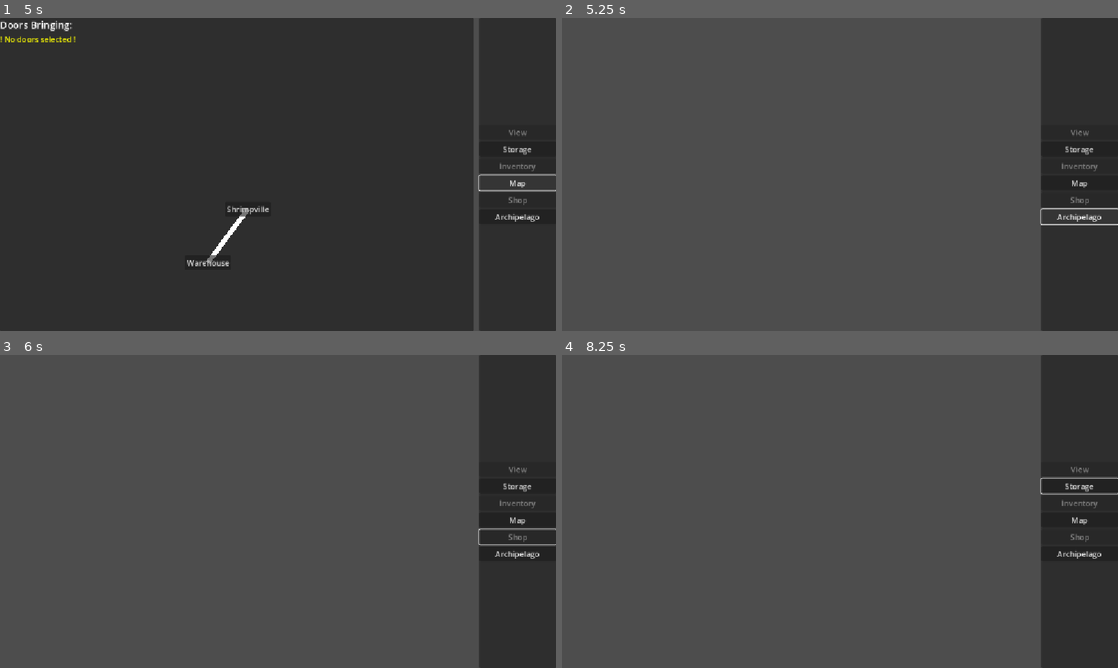
Above: before the commit, frames 1-4 (two rows, left to right).
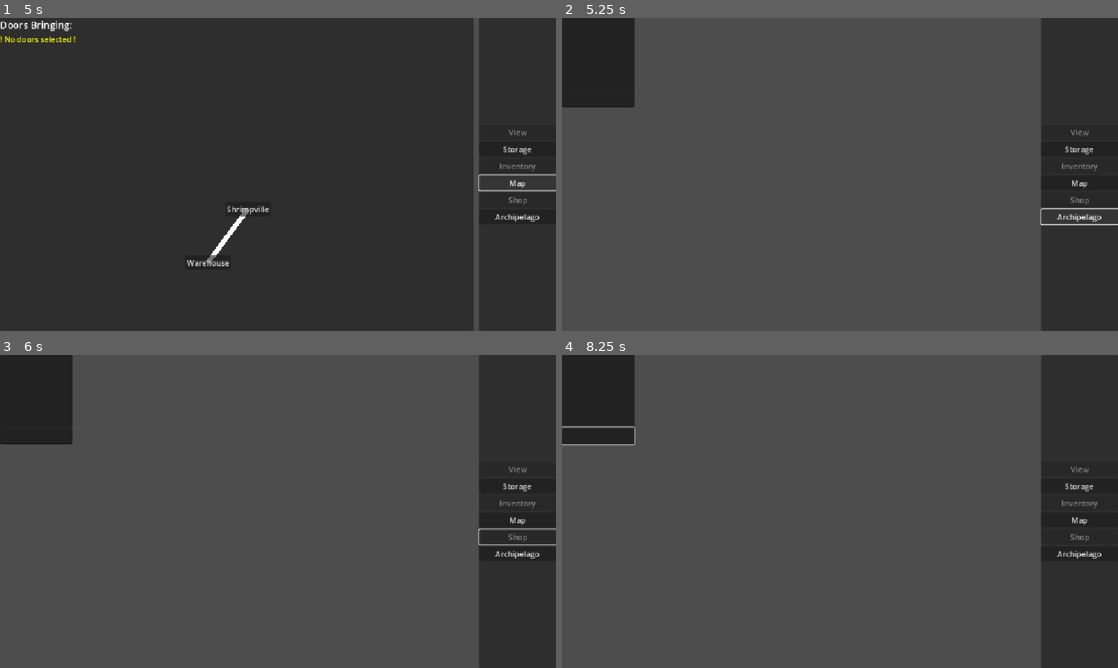
Above: after the commit, the same moments.

Repository: TheOmnipresence/DoorSalesman
Game: Godot game, scene res://Scenes/warehouse.tscn
Two runs of this game, one before a commit and one after it. Both use one fixed random seed, a clock stepped at 60 frames per second and the inputs below. The engine's default icon, where the game draws it, is replaced by a stand-in: a white triangle on a blue panel in a dark square.
Inputs (mouse positions are in pixels of both pictures, inside the frame that each line leads up to):
- Up to frame 1 (5 s): click "Shrimpville" at 0.5 s; click "Warehouse" at 1.25 s; click "Storage" at 2 s; click "Bring" at 2.75 s; click "Leave" at 3.5 s; click "Map" at 4.25 s
- Up to frame 2 (5.25 s): click "Archipelago" at 5 s
- Up to frame 3 (6 s): tap Enter at 5.75 s; move the mouse to (400, 495) at 5.77 s; hold Up from 5.78 s (still down); click (400, 495) at 5.85 s
- Up to frame 4 (8.25 s): tap Space at 6.5, 8 s; move the mouse to (728, 527) at 6.52 s; release Up at 6.53 s; hold Down 6.53-7.28 s; tap Tab at 6.6, 8.1 s; tap Enter at 7.25 s; move the mouse to (895, 442) at 7.27 s; hold Up from 7.28 s (still down); click (895, 442) at 7.35 s; move the mouse to (812, 574) at 8.02 s; click (812, 574) at 8.17 s

Frame 1 is identical in both runs. In frame 2, 3.7% of the frame differs, in the area x 0-13%, y 0-29%; in frame 3, 3.7%; in frame 4, 4.0%, in the area x 0-100%, y 0-45%.

Commit message:
item class & fixed shop a bit

Diff:
--- a/Scenes/archipelago_tab.tscn
+++ b/Scenes/archipelago_tab.tscn
@@ -1,4 +1,6 @@
-[gd_scene load_steps=0 format=3 uid="uid://ddellr76jwddm"]
+[gd_scene load_steps=2 format=3 uid="uid://ddellr76jwddm"]
+
+[ext_resource type="PackedScene" uid="uid://c51q4vrwhlcl7" path="res://godot_ap/ui/console_container.tscn" id="1_q6mtk"]
 
 [node name="Archipelago" type="Control"]
 layout_mode = 3
@@ -8,3 +10,6 @@
 grow_horizontal = 2
 grow_vertical = 2
 mouse_filter = 2
+
+[node name="Console" parent="." instance=ExtResource("1_q6mtk")]
+layout_mode = 0
--- a/Scenes/warehouse.tscn
+++ b/Scenes/warehouse.tscn
@@ -211,6 +211,7 @@
 mouse_filter = 2
 
 [node name="Archipelago" parent="HSplitContainer/Tabs" instance=ExtResource("3_q31fj")]
+visible = false
 layout_mode = 1
 
 [node name="SideBar" type="Control" parent="HSplitContainer"]
--- a/Scripts/dialouge_action_transition.gd
+++ b/Scripts/dialouge_action_transition.gd
@@ -43,7 +43,7 @@
 				Globals.send_to_place(x.right(-5))
 			var x when x.left(5) == "sell_":
 				for i in Globals.carry_inventory:
-					if i.door_name == x.right(-5).capitalize():
+					if i.item_name == x.right(-5).capitalize():
 						var before = Globals.money
 						print(Globals.carry_inventory)
 						Globals.sell(i)
--- a/Scripts/door.gd
+++ b/Scripts/door.gd
@@ -20,9 +20,9 @@
 ## Updates the displayed info
 func update_info() -> void:
 	if door_res != null:
-		$Name.text = door_res.door_name
+		$Name.text = door_res.item_name
 		$Description.text = door_res.description
-		$Texture.texture = load("res://Sprites/" + door_res.door_name.to_snake_case() + ".png")
+		$Texture.texture = load("res://Sprites/" + door_res.item_name.to_snake_case() + ".png")
 
 		if in_truck:
 			if Globals.carry_inventory.has(door_res):
--- a/Scripts/globals.gd
+++ b/Scripts/globals.gd
@@ -24,7 +24,7 @@
 	],
 }
 
-var all_storage_names = map_dict(STORAGE_UPGRADES.duplicate(true), func(type): return type.map(func(e): return e.upgrade_name))
+var all_storage_names = map_dict(STORAGE_UPGRADES.duplicate(true), func(type): return type.map(func(e): return e.item_name))
 
 @warning_ignore("unused_signal")
 signal update_doors
@@ -50,6 +50,23 @@
 		money = value
 		if value > 0:
 			got_money = true
+
+
+var got_money := false
+
+var is_archipelago := false
+
+var archipelago_locations_found: Array[String] = []
+
+
+func _ready() -> void:
+	Archipelago.connected.connect(connect_script)
+	Archipelago.disconnected.connect((func(): is_archipelago = false))
+
+
+func connect_script() -> void:
+	is_archipelago = true
+	got_money = true
 
 
 func sell(door: Door):
@@ -62,29 +79,13 @@
 	warehouse_inventory.erase(door)
 	get_tree().current_scene.update_all()
 
+
 func buy(item):
 	money -= item.cost
 	if item is Door:
 		warehouse_inventory.append(item)
 	if item is Upgrade:
 		upgrades.append(item)
-
-
-var got_money := false
-
-var is_archipelago := false
-
-var archipelago_locations_found: Array[String] = []
-
-
-func _ready() -> void:
-	Archipelago.connected.connect(connect_script)
-	Archipelago.disconnected.connect((func(): is_archipelago = false))
-
-
-func connect_script() -> void:
-	is_archipelago = true
-	got_money = true
 
 
 func send_to_place(place_name: String) -> void:
@@ -137,16 +138,16 @@
 	# actually popup here TODO
 
 
-func get_door_by_name(door_name: String) -> Door:
+func get_door_by_name(item_name: String) -> Door:
 	for i in all_doors:
-		if i.door_name == door_name:
-			return Door.new(i.door_name, i.description, i.cost, i.sell_for)
+		if i.item_name == item_name:
+			return Door.new(i.item_name, i.description, i.cost, i.sell_for)
 	return null
 
-func get_upgrade_by_name(upgrade_name: String) -> Upgrade:
+func get_upgrade_by_name(item_name: String) -> Upgrade:
 	for i in all_doors:
-		if i.upgrade_name == upgrade_name:
-			return Upgrade.new(i.upgrade_name, i.description, i.cost, i.sell_multi)
+		if i.item_name == item_name:
+			return Upgrade.new(i.item_name, i.description, i.cost, i.sell_multi)
 	return null
 
 
@@ -175,41 +176,40 @@
 	#return result
 
 
-class Storage extends Resource:
+class Item extends Resource:
+	var item_name: String
+
+	var description: String
+
+	var cost: int
+
+
+class Storage extends Item:
 	var space: int
 
 	var carry_sprite: Texture2D
-
-	var upgrade_name: String
 
 	func _init(space_amount := 0, u_name := "", carry_image := Texture2D.new()) -> void:
 		space = space_amount
 		carry_sprite = carry_image
-		upgrade_name = u_name
-
-class Door extends Resource:
-	var door_name: String
-
-	var description: String
-
-	var cost: int
-
+		item_name = u_name
+
+
+class Door extends Item:
 	var sell_for: int
 
 	func _init(name_val := "", des := "", cost_val := 0, price_val := 0) -> void:
-		door_name = name_val
+		item_name = name_val
 		description = des
 		cost = cost_val
 		sell_for = price_val
 
-class Upgrade extends Resource:
-	var upgrade_name: String
-	var description: String
-	var cost: int
+
+class Upgrade extends Item:
 	var sell_multiplier: int
 
-	func _init(name_val := "", des := "", cost_val := 0, sell_M := 1) -> void:
-		upgrade_name = name_val
+	func _init(name_val := "", des := "", cost_val := 0, sell_m := 1) -> void:
+		item_name = name_val
 		description = des
 		cost = cost_val
-		sell_multiplier = sell_M
+		sell_multiplier = sell_m
--- a/Scripts/npc.gd
+++ b/Scripts/npc.gd
@@ -58,10 +58,10 @@
 				if i.is_door:
 					dialogue_tree[path].options.erase(i)
 			for i in Globals.carry_inventory:
-				var dialogue = Dialouge.new(i.door_name.to_snake_case(),i.door_name)
+				var dialogue = Dialouge.new(i.item_name.to_snake_case(),i.item_name)
 				dialogue.is_door = true
 				dialogue.action_condition = DialougeActionTransition.new()
-				dialogue.action_condition.toRun = "sell_" + i.door_name.to_snake_case()
+				dialogue.action_condition.toRun = "sell_" + i.item_name.to_snake_case()
 				dialogue_tree[path].options.append(dialogue)
 
 		if len(dialogue_tree[path].options) > 0:
--- a/Scripts/warehouse.gd
+++ b/Scripts/warehouse.gd
@@ -65,7 +65,7 @@
 
 	for i in Globals.truck_inventory:
 		var node = Label.new()
-		node.text = "- " + i.door_name
+		node.text = "- " + i.item_name
 		$HSplitContainer/Tabs/Map/BroughtDoors.add_child(node)
 
 	if Globals.truck_inventory.is_empty() and not Globals.warehouse_inventory.is_empty():
@@ -96,4 +96,4 @@
 	$HSplitContainer/SideBar/TabButtons/View.disabled = in_warehouse
 	$HSplitContainer/SideBar/TabButtons/Inventory.disabled = in_warehouse
 	$HSplitContainer/SideBar/TabButtons/Storage.disabled = not in_warehouse
-	$HSplitContainer/SideBar/TabButtons/Shop.disabled = not Globals.got_money and in_warehouse
+	$HSplitContainer/SideBar/TabButtons/Shop.disabled = not (Globals.got_money and in_warehouse)
Not shown: 1 places in Scenes/shop.tscn that only renumber resources
Renamed: Scenes/item.gd -> Scripts/item.gd
Renamed: Scenes/item.gd.uid -> Scripts/item.gd.uid
